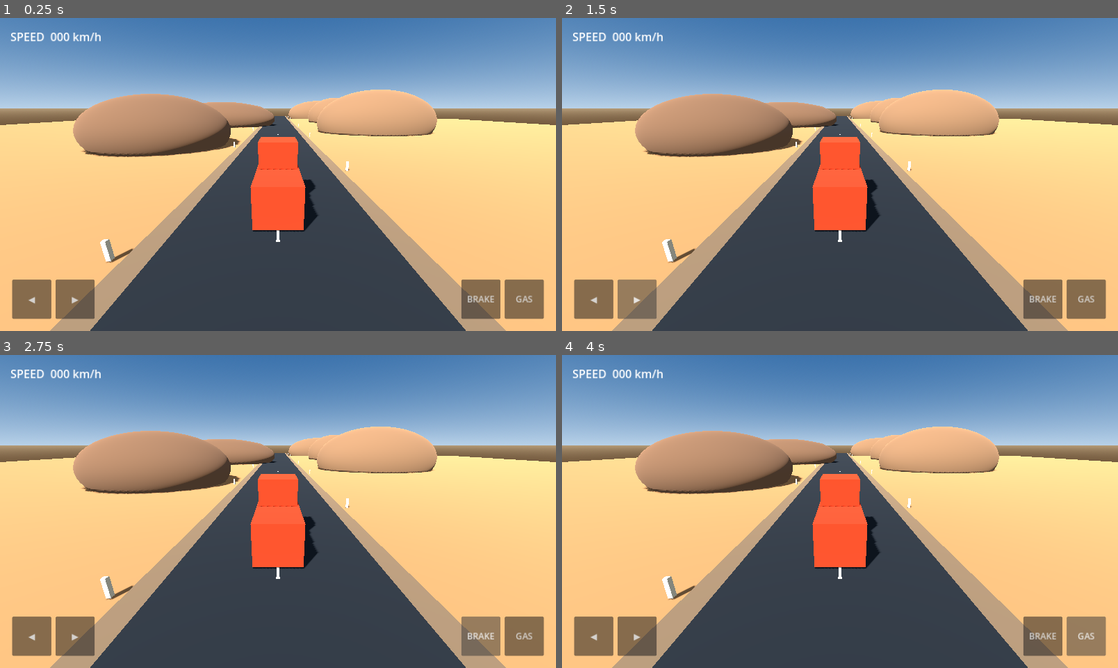
Above: before the commit, frames 1-4 (two rows, left to right).
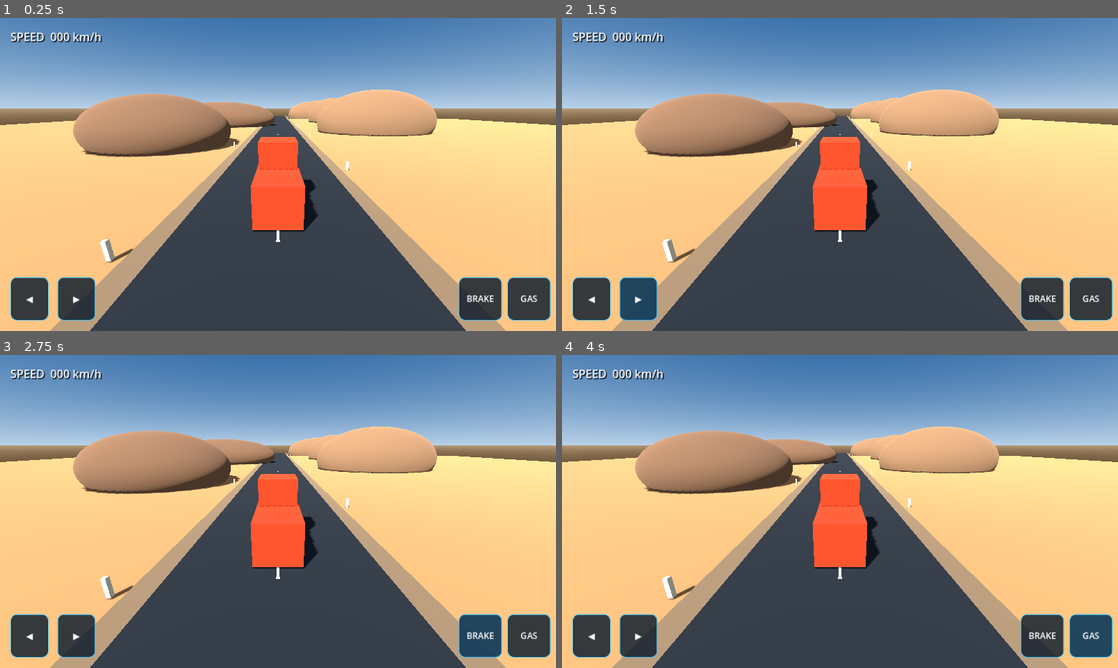
Above: after the commit, the same moments.

Repository: czz495m8zv-code/zayron-simulator
Game: Godot game, scene res://scenes/main/main.tscn
Two runs of this game, one before a commit and one after it. Both use one fixed random seed, a clock stepped at 60 frames per second and the inputs below.
Inputs:
- Up to frame 1 (0.25 s): no input
- Up to frame 2 (1.5 s): click "◀" at 0.5 s; click "▶" at 1.25 s
- Up to frame 3 (2.75 s): click "BRAKE" at 2 s
- Up to frame 4 (4 s): click "GAS" at 2.75 s; tap Enter at 3.5 s; hold Right (ui_right) from 3.53 s (still down)

The runs differ from the first frame. In frame 1, 4.4% of the frame differs, in the area x 1-100%, y 4-97%; in frame 2, 4.4%; in frame 3, 4.4%; in frame 4, 4.4%.

Commit message:
Fix Android driving control placement and visibility

Diff:
--- a/scripts/vehicles/prototype_truck.gd
+++ b/scripts/vehicles/prototype_truck.gd
@@ -77,12 +77,13 @@
 func _build_mobile_controls() -> void:
 	var layer := CanvasLayer.new()
 	layer.name = "MobileControls"
+	layer.layer = 10
 	add_child(layer)
 
 	var ui := Control.new()
 	ui.name = "TouchUI"
 	ui.set_anchors_and_offsets_preset(Control.PRESET_FULL_RECT)
-	ui.mouse_filter = Control.MOUSE_FILTER_IGNORE
+	ui.mouse_filter = Control.MOUSE_FILTER_PASS
 	layer.add_child(ui)
 
 	_speed_label = Label.new()
@@ -90,34 +91,58 @@
 	_speed_label.text = "SPEED  000 km/h"
 	_speed_label.position = Vector2(24.0, 24.0)
 	_speed_label.add_theme_font_size_override("font_size", 26)
-	_speed_label.add_theme_color_override("font_color", Color(1.0, 1.0, 1.0))
+	_speed_label.add_theme_color_override("font_color", Color.WHITE)
+	_speed_label.add_theme_color_override("font_shadow_color", Color.BLACK)
+	_speed_label.add_theme_constant_override("shadow_offset_x", 2)
+	_speed_label.add_theme_constant_override("shadow_offset_y", 2)
 	ui.add_child(_speed_label)
 
-	_add_hold_button(ui, "◀", Vector2(28.0, -118.0), Vector2(90.0, 90.0), "steer_left")
-	_add_hold_button(ui, "▶", Vector2(128.0, -118.0), Vector2(90.0, 90.0), "steer_right")
-	_add_hold_button(ui, "BRAKE", Vector2(-218.0, -118.0), Vector2(90.0, 90.0), "brake")
-	_add_hold_button(ui, "GAS", Vector2(-118.0, -118.0), Vector2(90.0, 90.0), "accelerate")
+	_add_hold_button(ui, "◀", true, 24.0, -124.0, 112.0, -24.0, "steer_left")
+	_add_hold_button(ui, "▶", true, 132.0, -124.0, 220.0, -24.0, "steer_right")
+	_add_hold_button(ui, "BRAKE", false, -224.0, -124.0, -124.0, -24.0, "brake")
+	_add_hold_button(ui, "GAS", false, -112.0, -124.0, -12.0, -24.0, "accelerate")
 
-func _add_hold_button(parent: Control, label: String, offset: Vector2, button_size: Vector2, control_name: String) -> void:
+func _add_hold_button(parent: Control, label: String, left_side: bool, left: float, top: float, right: float, bottom: float, control_name: String) -> void:
 	var button := Button.new()
 	button.name = control_name
 	button.text = label
-	button.custom_minimum_size = button_size
-	button.size = button_size
 	button.focus_mode = Control.FOCUS_NONE
 	button.add_theme_font_size_override("font_size", 20)
-	button.modulate = Color(1.0, 1.0, 1.0, 0.88)
-
-	if control_name == "steer_left" or control_name == "steer_right":
-		button.set_anchors_preset(Control.PRESET_BOTTOM_LEFT)
-		button.position = offset
+	button.add_theme_color_override("font_color", Color.WHITE)
+	button.add_theme_color_override("font_hover_color", Color.WHITE)
+	button.add_theme_color_override("font_pressed_color", Color.WHITE)
+	button.add_theme_stylebox_override("normal", _make_button_style(Color(0.04, 0.10, 0.17, 0.82)))
+	button.add_theme_stylebox_override("hover", _make_button_style(Color(0.08, 0.24, 0.36, 0.94)))
+	button.add_theme_stylebox_override("pressed", _make_button_style(Color(0.0, 0.55, 0.75, 0.98)))
+	if left_side:
+		button.anchor_left = 0.0
+		button.anchor_right = 0.0
 	else:
-		button.set_anchors_preset(Control.PRESET_BOTTOM_RIGHT)
-		button.position = offset
-
+		button.anchor_left = 1.0
+		button.anchor_right = 1.0
+	button.anchor_top = 1.0
+	button.anchor_bottom = 1.0
+	button.offset_left = left
+	button.offset_top = top
+	button.offset_right = right
+	button.offset_bottom = bottom
 	button.button_down.connect(_on_control_down.bind(control_name))
 	button.button_up.connect(_on_control_up.bind(control_name))
 	parent.add_child(button)
+
+func _make_button_style(color: Color) -> StyleBoxFlat:
+	var style := StyleBoxFlat.new()
+	style.bg_color = color
+	style.corner_radius_top_left = 14
+	style.corner_radius_top_right = 14
+	style.corner_radius_bottom_left = 14
+	style.corner_radius_bottom_right = 14
+	style.border_width_left = 2
+	style.border_width_top = 2
+	style.border_width_right = 2
+	style.border_width_bottom = 2
+	style.border_color = Color(0.25, 0.75, 0.95, 0.9)
+	return style
 
 func _on_control_down(control_name: String) -> void:
 	match control_name:
